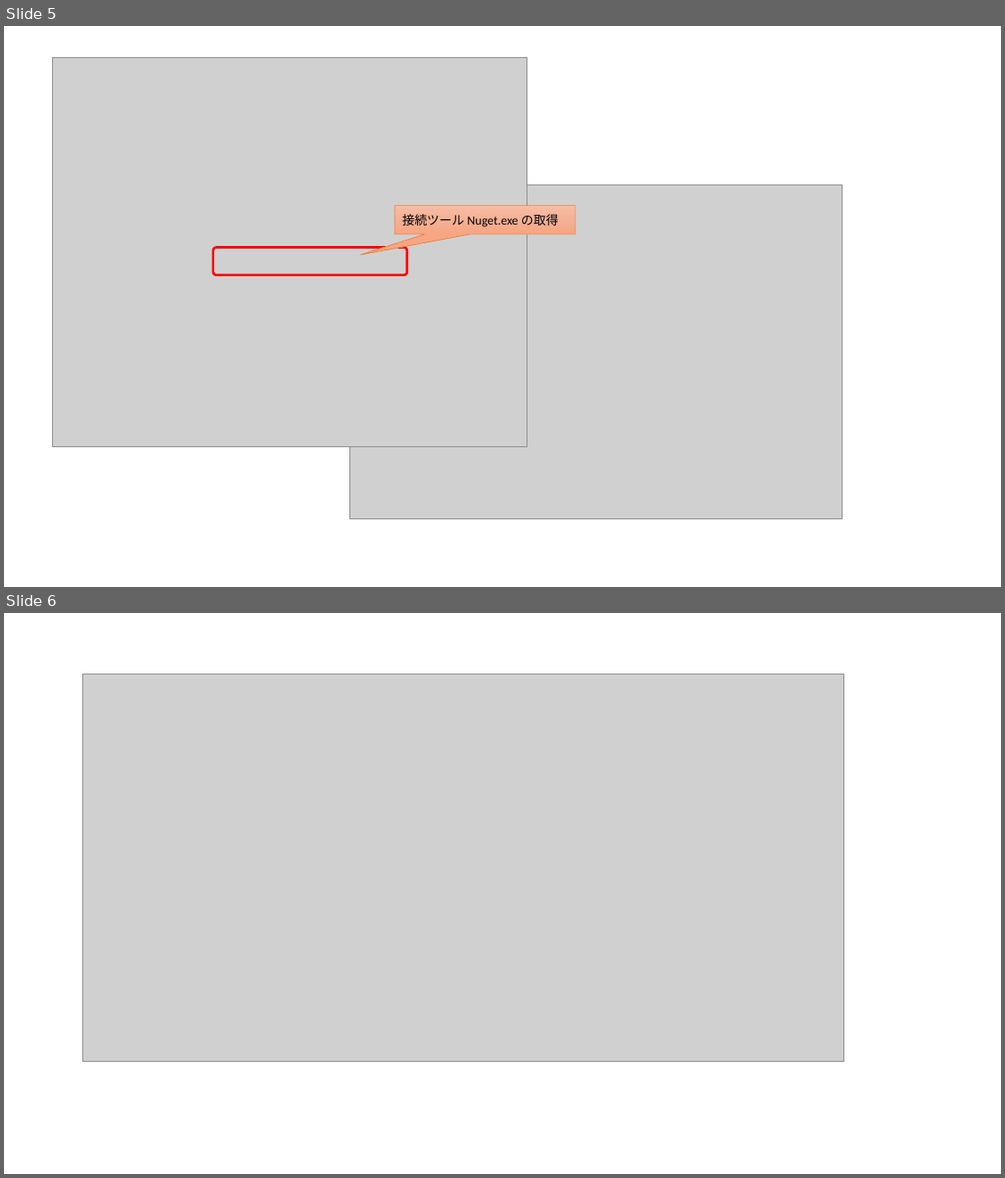
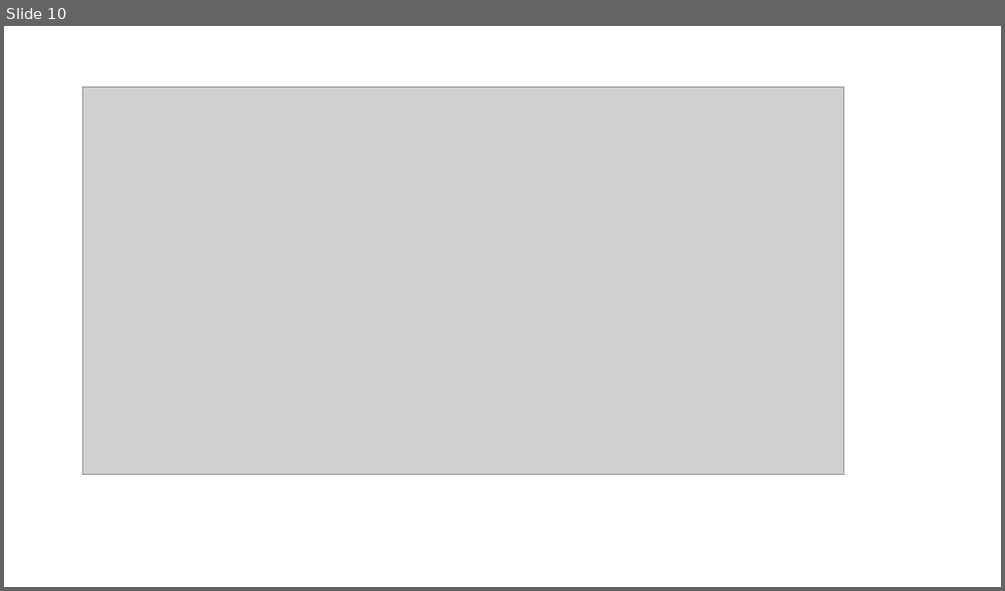
Before and after one commit to ayuina/ainaba-csa-blog, a slide deck: package-management-with-azure-artifacts/images/figures.pptx. Shown one above the other, each under a label of ours: slides 5 and 6 before the commit, slide 10 after it. The pictures are 1005x1178 and 1005x591 pixels, drawn with LibreOffice and Linux fonts; fonts in the diff are those of the drawing; grey boxes stand for pictures. Boxes give left, top, right and bottom in pixels: in the first picture for what was removed or moved away, otherwise in the second. Text is boxed around its words. In the diff, an @@ line names an element or a change of style, - is before the commit and + after.

```diff
--- a/package-management-with-azure-artifacts/images/figures.pptx
+++ b/package-management-with-azure-artifacts/images/figures.pptx
@@ slide 5 removed at [4, 26, 1001, 587], background #FFFFFF @@
@@ picture removed at [52, 57, 526, 447] @@
@@ picture removed at [350, 185, 842, 519] @@
@@ speech box removed at [395, 206, 576, 234] @@
-接続ツール Nuget.exe の取得
@@ rounded rectangle removed at [213, 248, 407, 275] @@
@@ what was slide 6 is now slide 10 @@
```
Also in this commit, not shown: 5 slides added, 2 other files.
